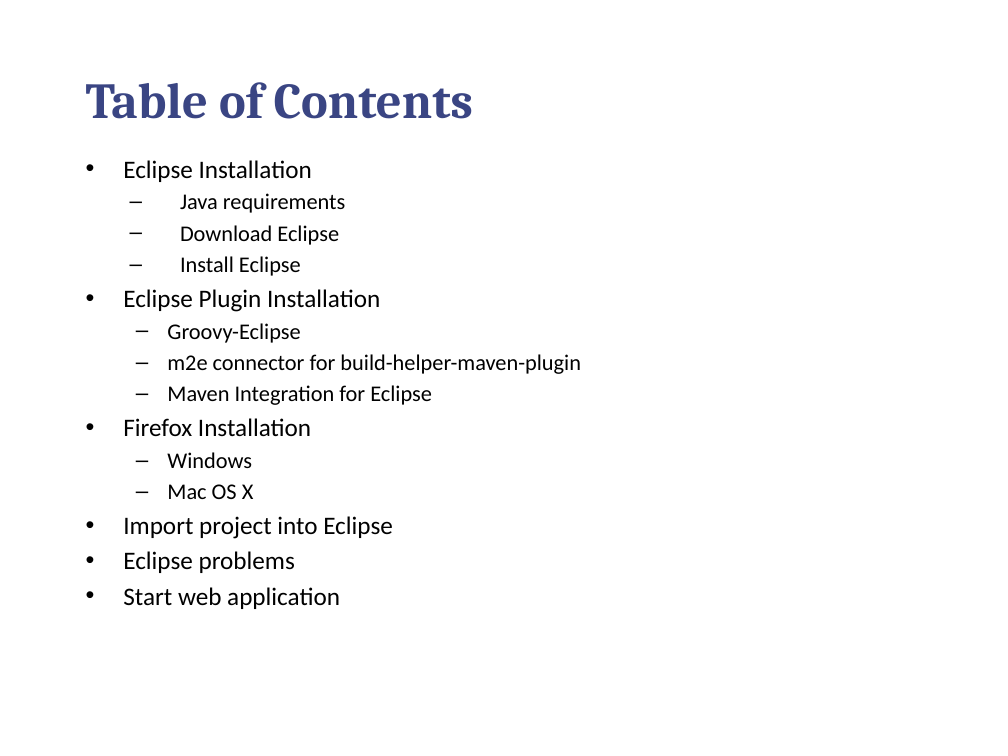
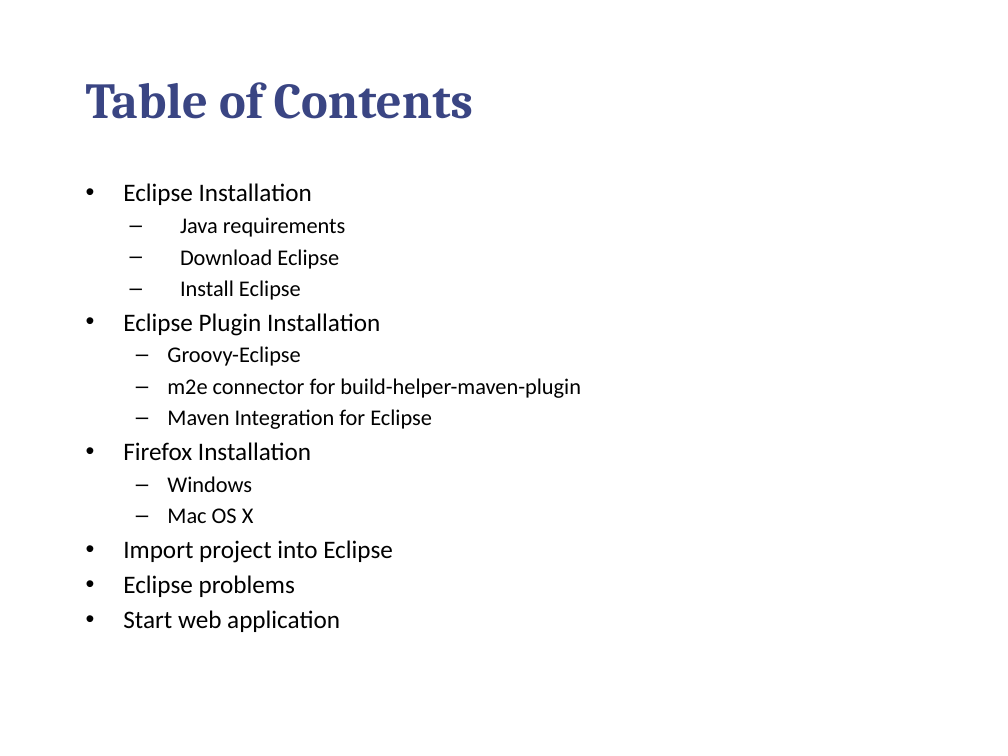
Before and after one commit to callistaenterprise/groovy-tdd-cadec, a slide deck: slide 2 of docs/groovy-tdd-installation.pptx. Drawn at 1008x756 pixels with LibreOffice and Linux fonts; fonts in the diff are those of the drawing; background and template pictures are left out. Boxes give left, top, right and bottom in pixels: in the first picture for what was removed or moved away, otherwise in the second. Text is boxed around its words. In the diff, an @@ line names an element or a change of style, - is before the commit and + after.

```diff
--- a/docs/groovy-tdd-installation.pptx
+++ b/docs/groovy-tdd-installation.pptx
@@ text "Eclipse Installation": place and size @@
-text "Eclipse Installation" at <box>123,160,581,609</box>
+text "Eclipse Installation" at <box>123,183,581,632</box>
```
Also in this commit, not shown: 12 other slides changed, 2 other files.
